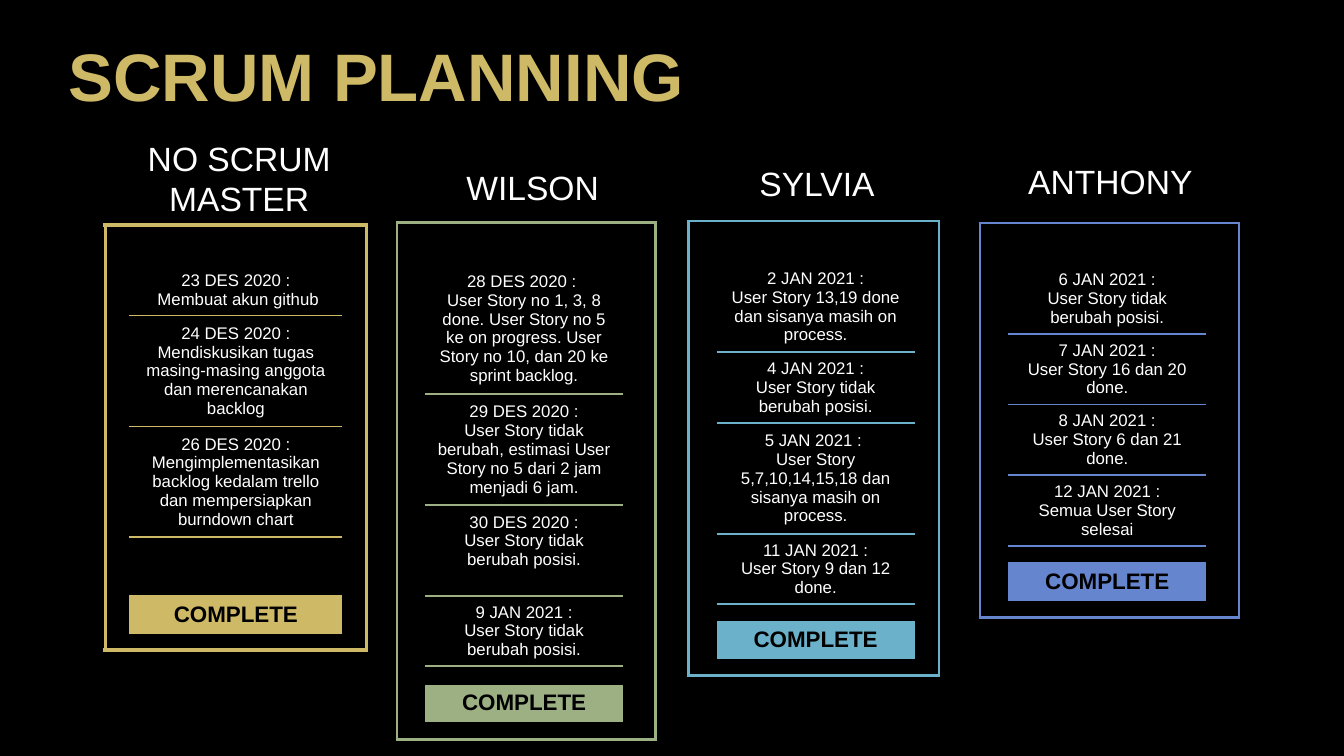
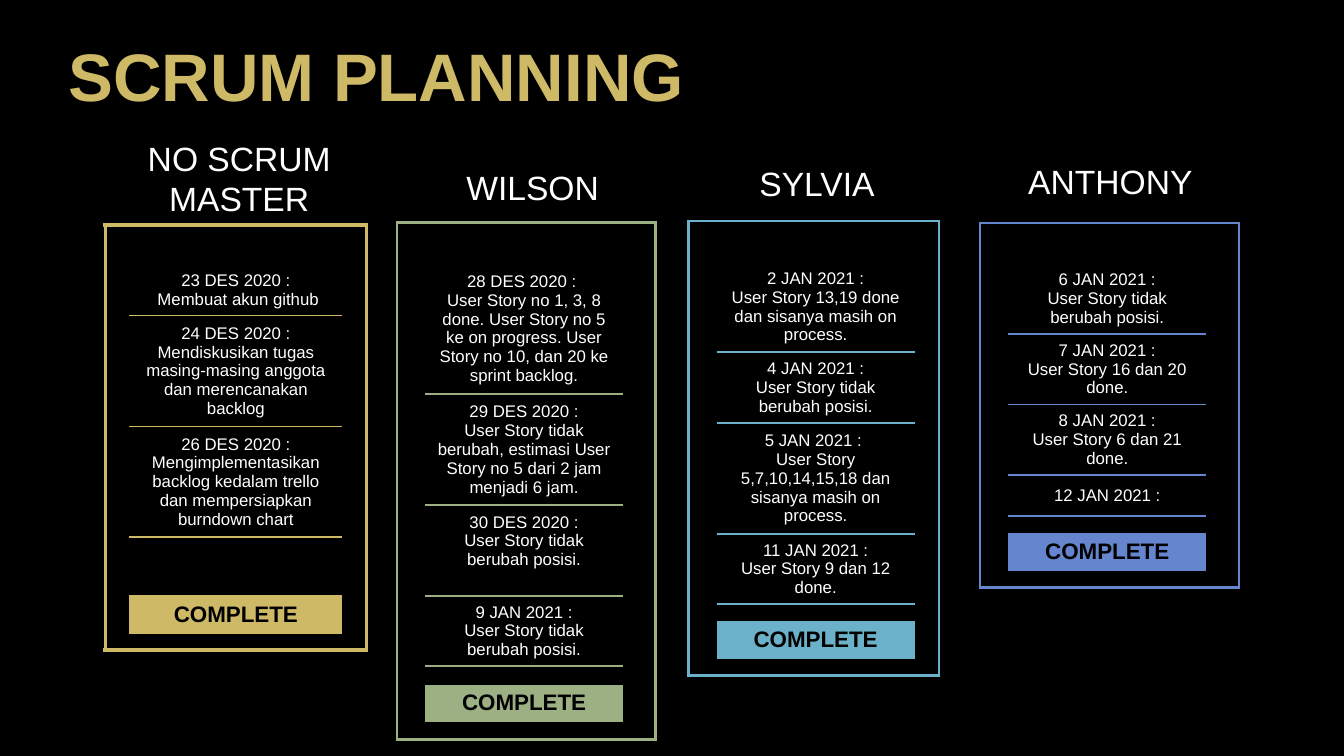
Before and after one commit to wwi150n/SCA_Games, a slide deck: slide 4 of PPT_Hames.pptx. Drawn at 1344x756 pixels with LibreOffice and Linux fonts; fonts in the diff are those of the drawing. Boxes give left, top, right and bottom in pixels: in the first picture for what was removed or moved away, otherwise in the second. Text is boxed around its words. In the diff, an @@ line names an element or a change of style, - is before the commit and + after.

```diff
--- a/PPT_Hames.pptx
+++ b/PPT_Hames.pptx
@@ table at box(980, 223, 1239, 588) @@
-row 5, column 2: 12 JAN 2021 : Semua User Story selesai
+row 5, column 2: 12 JAN 2021 :
```
Also in this commit, not shown: 1 other slide changed, 1 slide added, 1 slide removed.
